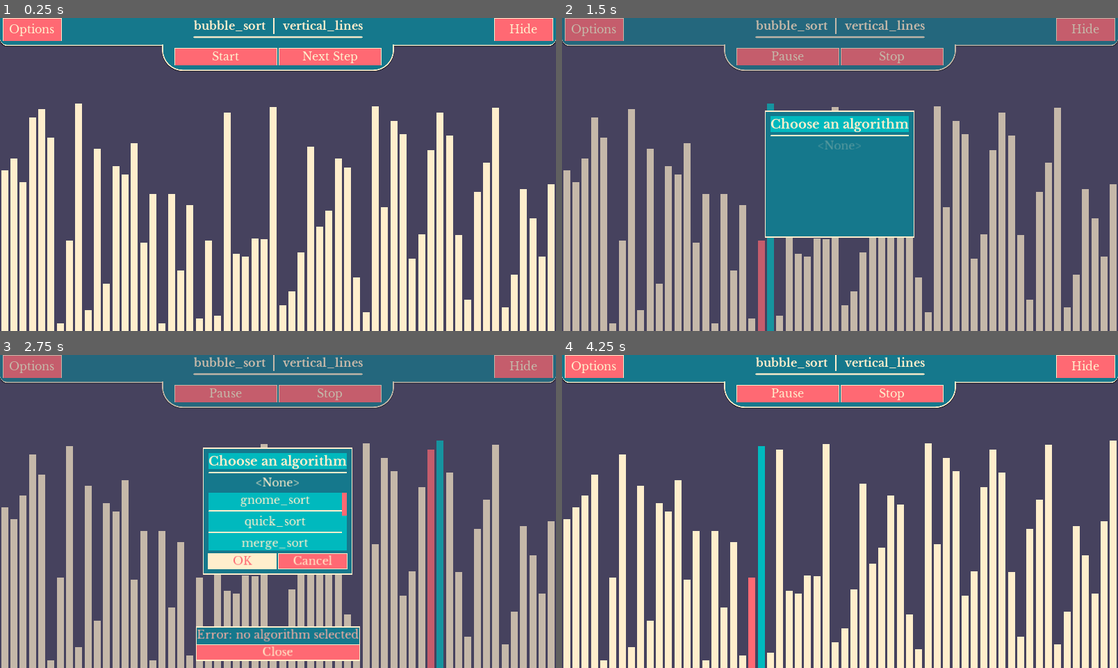
Above: before the commit, frames 1-4 (two rows, left to right).
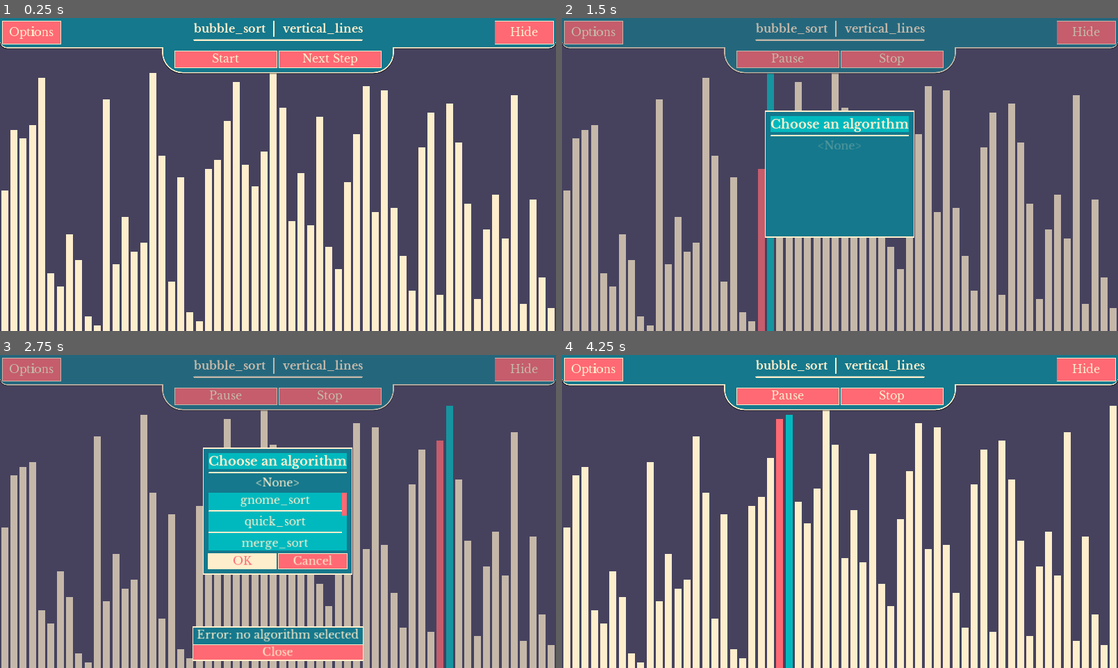
Above: after the commit, the same moments.

Repository: DissonantVoid/Godot-Sort-Visualizer
Game: Godot game, scene res://scenes/game/main.tscn
Two runs of this game, one before a commit and one after it. Both use one fixed random seed, a clock stepped at 60 frames per second and the inputs below.
Inputs:
- Up to frame 1 (0.25 s): no input
- Up to frame 2 (1.5 s): click "Start" at 0.5 s; click "bubble_sort" at 1.25 s
- Up to frame 3 (2.75 s): click "OK" at 2 s
- Up to frame 4 (4.25 s): click "OK" at 2.75 s; click "vertical_lines" at 3.5 s

The runs differ from the first frame. In frame 1, 25% of the frame differs, in the area x 0-100%, y 0-99%; in frame 2, 21%; in frame 3, 22%; in frame 4, 27%, in the area x 0-100%, y 0-100%.

Commit message:
general functional and visual improvements
removed static from utility fucs, vertical lines now have the same gap and algorithm checker now detects data corruption

Diff:
--- a/scenes/autoloads/utility.gd
+++ b/scenes/autoloads/utility.gd
@@ -3,6 +3,7 @@
 var rng : RandomNumberGenerator = RandomNumberGenerator.new()
 
 func _init():
+	randomize()
 	rng.randomize()
 
 func swap(arr : Array, idx1 : int, idx2 : int):
@@ -12,7 +13,7 @@
 	arr[idx1] = arr[idx2]
 	arr[idx2] = temp
 
-static func switch_children(parent : Node, child1_idx : int, child2_idx : int):
+func switch_children(parent : Node, child1_idx : int, child2_idx : int):
 	var low_idx_child := parent.get_child(min(child1_idx, child2_idx))
 	var high_idx : int = max(child1_idx, child2_idx)
 	var high_idx_child := parent.get_child(high_idx)
@@ -20,7 +21,7 @@
 	parent.move_child(high_idx_child, low_idx_child.get_index())
 	parent.move_child(low_idx_child, high_idx)
 
-static func move_element(arr : Array, el_idx : int, el_new_idx : int):
+func move_element(arr : Array, el_idx : int, el_new_idx : int):
 	assert(el_idx >= 0 && el_idx < arr.size(), "el_idx must be >= 0 and < arr.size()")
 	assert(el_new_idx >= 0 && el_new_idx <= arr.size(), "el_new_idx must be >= 0 and <= arr.size()")
 
@@ -31,7 +32,7 @@
 	else:
 		arr.insert(el_new_idx, element)
 
-static func subarr_first_index_to_1d(arr : Array, subarr_idx : int) -> int:
+func subarr_first_index_to_1d(arr : Array, subarr_idx : int) -> int:
 	assert(subarr_idx >= 0 && subarr_idx < arr.size(), "index out of bound")
 
 	# NOTE: only checks 1 depth (array of arrays), doesn't work on array of arrays of arrays and so on
--- a/scenes/game/main.tscn
+++ b/scenes/game/main.tscn
@@ -37,26 +37,28 @@
 
 [node name="Content" type="VBoxContainer" parent="MainInterface/MarginContainer/VBoxContainer"]
 margin_right = 960.0
-margin_bottom = 91.0
+margin_bottom = 95.0
 custom_constants/separation = -2
 
 [node name="Upper" type="PanelContainer" parent="MainInterface/MarginContainer/VBoxContainer/Content"]
 margin_right = 960.0
-margin_bottom = 48.0
+margin_bottom = 52.0
 size_flags_vertical = 0
 custom_styles/panel = ExtResource( 6 )
 
 [node name="MarginContainer" type="MarginContainer" parent="MainInterface/MarginContainer/VBoxContainer/Content/Upper"]
 margin_right = 960.0
-margin_bottom = 46.0
-custom_constants/margin_right = 6
-custom_constants/margin_left = 6
-custom_constants/margin_bottom = 6
+margin_bottom = 50.0
+custom_constants/margin_right = 5
+custom_constants/margin_top = 5
+custom_constants/margin_left = 5
+custom_constants/margin_bottom = 5
 
 [node name="HBoxContainer" type="HBoxContainer" parent="MainInterface/MarginContainer/VBoxContainer/Content/Upper/MarginContainer"]
-margin_left = 6.0
-margin_right = 954.0
-margin_bottom = 40.0
+margin_left = 5.0
+margin_top = 5.0
+margin_right = 955.0
+margin_bottom = 45.0
 
 [node name="Options" type="Button" parent="MainInterface/MarginContainer/VBoxContainer/Content/Upper/MarginContainer/HBoxContainer"]
 margin_right = 100.0
@@ -68,8 +70,8 @@
 text = "Options"
 
 [node name="Center" type="VBoxContainer" parent="MainInterface/MarginContainer/VBoxContainer/Content/Upper/MarginContainer/HBoxContainer"]
-margin_left = 300.0
-margin_right = 648.0
+margin_left = 301.0
+margin_right = 649.0
 margin_bottom = 40.0
 rect_min_size = Vector2( 280, 0 )
 size_flags_horizontal = 6
@@ -115,8 +117,8 @@
 margin_bottom = 36.0
 
 [node name="Hide" type="Button" parent="MainInterface/MarginContainer/VBoxContainer/Content/Upper/MarginContainer/HBoxContainer"]
-margin_left = 848.0
-margin_right = 948.0
+margin_left = 850.0
+margin_right = 950.0
 margin_bottom = 40.0
 rect_min_size = Vector2( 100, 40 )
 focus_mode = 0
@@ -127,9 +129,9 @@
 
 [node name="Lower" type="PanelContainer" parent="MainInterface/MarginContainer/VBoxContainer/Content"]
 margin_left = 280.0
-margin_top = 46.0
+margin_top = 50.0
 margin_right = 680.0
-margin_bottom = 91.0
+margin_bottom = 95.0
 rect_min_size = Vector2( 400, 45 )
 size_flags_horizontal = 6
 custom_styles/panel = ExtResource( 8 )
@@ -259,9 +261,9 @@
 [node name="Grabber" type="ColorRect" parent="MainInterface/MarginContainer/VBoxContainer"]
 modulate = Color( 1, 1, 1, 0 )
 material = SubResource( 3 )
-margin_top = 91.0
-margin_right = 960.0
-margin_bottom = 99.0
+margin_top = 95.0
+margin_right = 960.0
+margin_bottom = 103.0
 rect_min_size = Vector2( 0, 8 )
 
 [node name="ContinuousTimer" type="Timer" parent="."]
--- a/scenes/objects/components/popups/popup_base.gd
+++ b/scenes/objects/components/popups/popup_base.gd
@@ -4,7 +4,7 @@
 signal cancel
 
 onready var _error_panel : MarginContainer = $Error
-onready var _error_txt : Label = $Error/Error/HBoxContainer/Label
+onready var _error_label : Label = $Error/Error/HBoxContainer/MarginContainer/Label
 
 const _fade_in_time : float = 0.08
 const _max_fade_depth : int = 3 # fade in nodes as long as they're not this deep in tree
@@ -54,5 +54,5 @@
 		var tween : SceneTreeTween = get_tree().create_tween()
 		tween.tween_property(_error_panel, "modulate:a", 1.0, _err_show_time).from(0.0)
 
-	_error_txt.text = "Error: " + text
+	_error_label.text = "Error: " + text
 	_error_panel.show()
--- a/scenes/objects/components/popups/popup_base.tscn
+++ b/scenes/objects/components/popups/popup_base.tscn
@@ -101,11 +101,18 @@
 margin_right = 118.0
 margin_bottom = 60.0
 
-[node name="Label" type="Label" parent="Error/Error/HBoxContainer"]
+[node name="MarginContainer" type="MarginContainer" parent="Error/Error/HBoxContainer"]
 margin_right = 116.0
 margin_bottom = 26.0
+custom_constants/margin_right = 6
+custom_constants/margin_left = 6
+
+[node name="Label" type="Label" parent="Error/Error/HBoxContainer/MarginContainer"]
+margin_left = 6.0
+margin_right = 110.0
+margin_bottom = 26.0
 size_flags_vertical = 1
-custom_colors/font_color = Color( 1, 0.690196, 0.639216, 1 )
+custom_colors/font_color = Color( 1, 0.933333, 0.8, 1 )
 text = "Error: ..."
 align = 1
 
--- a/scenes/objects/visualizers/visualizer_vertical_lines.gd
+++ b/scenes/objects/visualizers/visualizer_vertical_lines.gd
@@ -5,23 +5,32 @@
 const _rect_count : int = 60
 const _rect_width : float = 12.0
 const _rect_min_height : float = 10.0
-const _rect_max_height : float = 400.0
+const _rect_max_height : float = 460.0
 
 var _colored_rects : Array
 var _default_clr : Color = Color("ffeecc")
 var _selected_high_clr : Color = Color("ff6973")
 var _selected_low_clr : Color = Color("00b9be")
 
-# TODO: make lines have same gap, sorted lines will look better this way
 
 func _ready():
+	# split gap evenly between rects
+	var rect_size_intervals : Array
+	rect_size_intervals.resize(_rect_count)
+	var gap_size : float = (_rect_max_height - _rect_min_height) / _rect_count
+	for i in _rect_count:
+		rect_size_intervals[i] = _rect_min_height + gap_size * i
+
+	rect_size_intervals.shuffle() # NOTE: Utility calls randomize()
+
+
 	for i in _rect_count:
 		var rect : ColorRect = ColorRect.new()
 		rect.color = _default_clr
 		rect.size_flags_horizontal = 0 # no SIZE_NONE ???
 		rect.size_flags_vertical = SIZE_SHRINK_END
 		rect.rect_min_size.x = _rect_width
-		rect.rect_min_size.y = _rect_max_height
+		rect.rect_min_size.y = rect_size_intervals.pop_back()
 
 		_rects_container.add_child(rect)
 
@@ -35,8 +44,10 @@
 # override
 func reset():
 	_clear_colors()
-	for child in _rects_container.get_children():
-		child.rect_min_size.y = Utility.rng.randf_range(_rect_min_height, _rect_max_height)
+	# reshuffle children
+	for i in _rects_container.get_child_count():
+		var curr_child := _rects_container.get_child(i)
+		_rects_container.move_child(curr_child, Utility.rng.randi_range(0, _rects_container.get_child_count()))
 
 # override
 func get_content_count() -> int:
--- a/scenes/tests/algorithm_checker.gd
+++ b/scenes/tests/algorithm_checker.gd
@@ -158,44 +158,64 @@
 			_print_console("sorter.next_step() finished after " + str(iterations) + " iterations")
 
 	else: # skip_to_last_step()
-		var new_indexes : Array = sorter_object.skip_to_last_step()
-		if new_indexes.size() != _current_input.size():
+		var sort_result : Array = sorter_object.skip_to_last_step()
+		if sort_result.size() != _current_input.size():
 			_print_console(
-				"returned array size (" + str(new_indexes.size()) +
+				"returned array size (" + str(sort_result.size()) +
 				") doesn't match input array size (" + str(_current_input.size()) + ")", _bad_color
 			)
 			has_errors = true
 		else:
 			var new_arr : Array
-			new_arr.resize(new_indexes.size())
-
-			for i in new_indexes.size():
-				new_arr[i] = _current_input[new_indexes[i]]
+			new_arr.resize(sort_result.size())
+
+			for i in sort_result.size():
+				new_arr[i] = _current_input[sort_result[i]]
 
 			_current_input = new_arr
 
 	if has_errors == false:
-		# validate returned array
+		# validate that items in returned array are the same as items in original array
+		var values_record : Dictionary
+		for el in original_array:
+			if values_record.has(el) == false: values_record[el] = 0
+			values_record[el] += 1
+		for el in _current_input:
+			if values_record.has(el) == false:
+				_print_console("sorted array has different elements than input array, data is corrupted", _bad_color)
+				has_errors = true
+				break
+
+			values_record[el] -= 1
+
+		if has_errors == false:
+			for val in values_record.values():
+				if val != 0:
+					_print_console("sorted array has different elements than input array, data is corrupted", _bad_color)
+					has_errors = true
+					break
+
+
+	if has_errors == false:
+		# validate returned array order
 		for i in range(1, _current_input.size()):
 			if _current_input[i] < _current_input[i-1]:
 				_print_console("sorted array order is wrong", _bad_color)
 				has_errors = true
 				break
 
-		# TODO: we only check for size match, we don't see if the content is the same
-		#       this has already tricked me once
-
-		if _array_size < _max_printable_array_size:
-			_print_console("input array:")
-			_print_console(str(original_array))
-			_print_console("result array:")
-			_print_console(str(_current_input))
-		else:
-			_print_console(
-				"array is too big to print, make array size smaller than " +
-				str(_max_printable_array_size) +
-				" if you want to see its content"
-			)
+
+	if _array_size < _max_printable_array_size:
+		_print_console("input array:")
+		_print_console(str(original_array))
+		_print_console("result array:")
+		_print_console(str(_current_input))
+	else:
+		_print_console(
+			"array is too big to print, make array size smaller than " +
+			str(_max_printable_array_size) +
+			" if you want to see its content"
+		)
 
 	if has_errors:
 		_print_console("sorting finished with errors", _bad_color)
